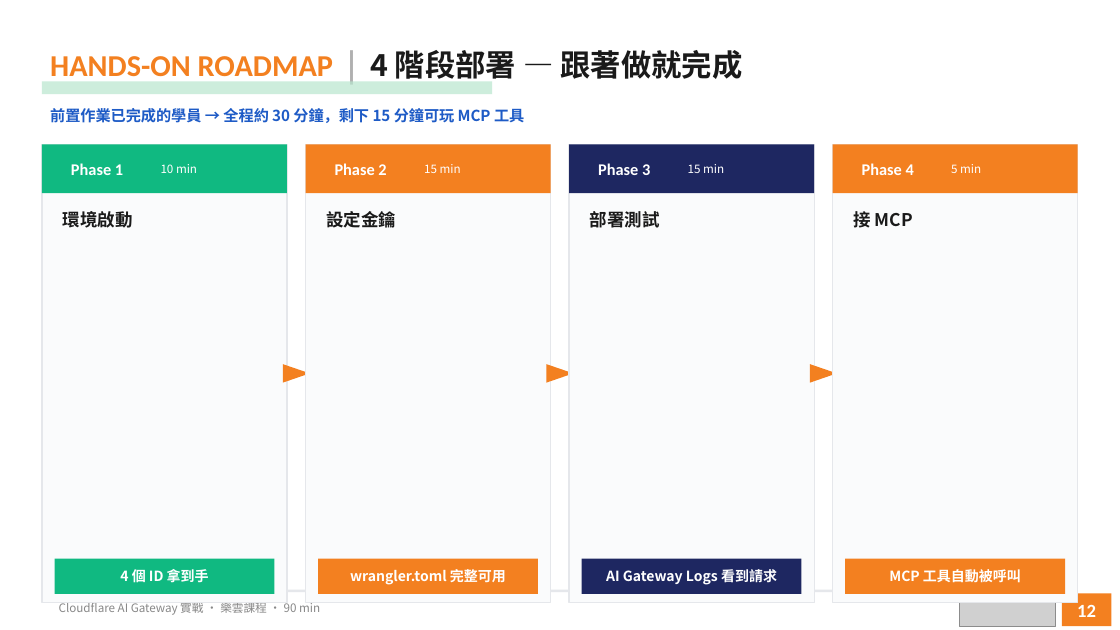
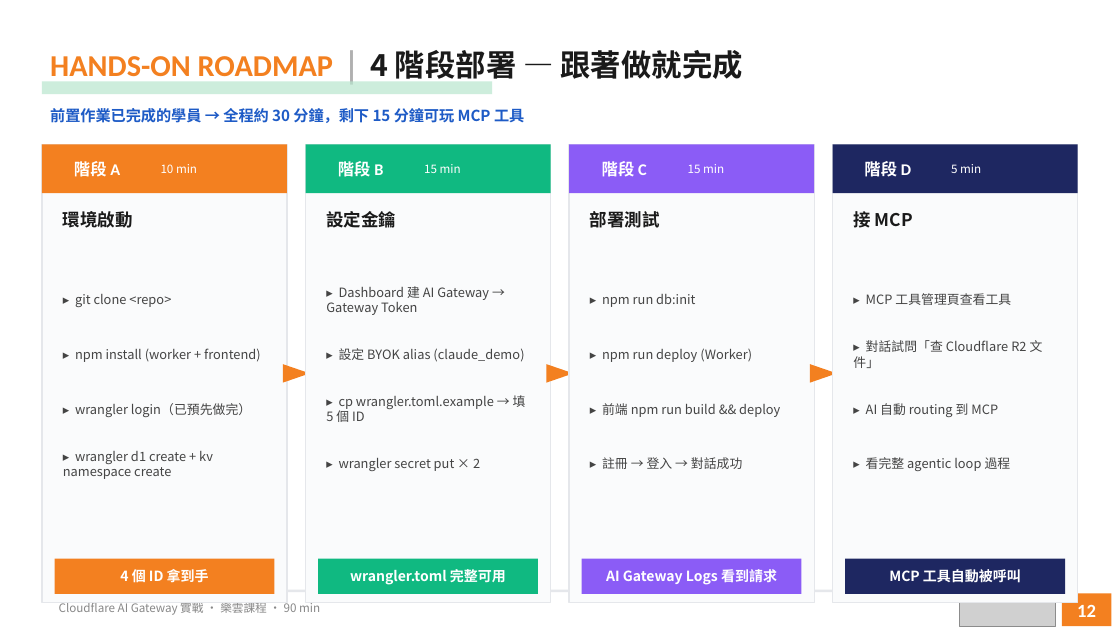
Before and after one commit to victor-workspace/cloudflare-aigw-course, a slide deck: slide 12 of slides/aigw-course.pptx. Drawn at 1120x630 pixels with LibreOffice and Linux fonts; fonts in the diff are those of the drawing; grey boxes stand for pictures. Boxes give left, top, right and bottom in pixels: in the first picture for what was removed or moved away, otherwise in the second. Text is boxed around its words. In the diff, an @@ line names an element or a change of style, - is before the commit and + after.

Commit message:
Fix Phase Plan slide + update contact email
- addPhasePlanSlide expected tasks[] not items[], and num not label.
  Without these, the 4-step bullet content was silently dropped,
  leaving only headers + milestone footers visible.
- Update Victor's contact email from victor@leyun.com.tw to
  victor@leyun.cloud in both course slide generators.

Phase Plan slide now has 54 shapes (was 38); all 16 task bullets
(4 phases × 4 tasks) render correctly.

```diff
--- a/slides/aigw-course.pptx
+++ b/slides/aigw-course.pptx
@@ rectangle at (42, 145, 287, 193): fill #10B981 to #F38020 @@
@@ rectangle at (306, 145, 551, 193): fill #F38020 to #10B981 @@
@@ rectangle at (570, 145, 815, 193): fill #1E2761 to #8B5CF6 @@
@@ rectangle at (833, 145, 1078, 193): fill #F38020 to #1E2761 @@
@@ text at (74, 161, 120, 177): text changed @@
-Phase 1
+階段 A
@@ text at (338, 161, 383, 177): text changed @@
-Phase 2
+階段 B
@@ text at (602, 161, 647, 177): text changed @@
-Phase 3
+階段 C
@@ text at (864, 161, 911, 177): text changed @@
-Phase 4
+階段 D
@@ text added at (75, 294, 171, 307), 11 pt, text #444444 @@
+▸ git clone <repo>
@@ text added at (326, 286, 489, 315), 11 pt, text #444444 @@
+▸ Dashboard 建 AI Gateway → Gateway Token
@@ text added at (602, 294, 695, 307), 11 pt, text #444444 @@
+▸ npm run db:init
@@ text added at (866, 293, 1011, 305), 11 pt, text #444444 @@
+▸ MCP 工具管理頁查看工具
@@ text added at (75, 348, 261, 362), 11 pt, text #444444 @@
+▸ npm install (worker + frontend)
@@ text added at (339, 348, 524, 362), 11 pt, text #444444 @@
+▸ 設定 BYOK alias (claude_demo)
@@ text added at (602, 348, 752, 362), 11 pt, text #444444 @@
+▸ npm run deploy (Worker)
@@ text added at (853, 340, 1043, 368), 11 pt, text #444444 @@
+▸ 對話試問「查 Cloudflare R2 文件」
@@ text added at (75, 403, 251, 417), 11 pt, text #444444 @@
+▸ wrangler login（已預先做完）
@@ text added at (326, 395, 526, 422), 11 pt, text #444444 @@
+▸ cp wrangler.toml.example → 填 5 個 ID
@@ text added at (602, 403, 780, 417), 11 pt, text #444444 @@
+▸ 前端 npm run build && deploy
@@ text added at (866, 403, 998, 417), 11 pt, text #444444 @@
+▸ AI 自動 routing 到 MCP
@@ text added at (63, 451, 213, 479), 11 pt, text #444444 @@
+▸ wrangler d1 create + kv namespace create
@@ text added at (339, 458, 480, 471), 11 pt, text #444444 @@
+▸ wrangler secret put × 2
@@ text added at (602, 457, 743, 469), 11 pt, text #444444 @@
+▸ 註冊 → 登入 → 對話成功
@@ text added at (866, 457, 1011, 471), 11 pt, text #444444 @@
+▸ 看完整 agentic loop 過程
@@ rectangle at (55, 559, 275, 594): fill #10B981 to #F38020 @@
@@ rectangle at (318, 559, 539, 594): fill #F38020 to #10B981 @@
@@ rectangle at (581, 559, 802, 594): fill #1E2761 to #8B5CF6 @@
@@ rectangle at (845, 559, 1065, 594): fill #F38020 to #1E2761 @@
```
Also in this commit, not shown: 2 other slides changed, 1 other file.
